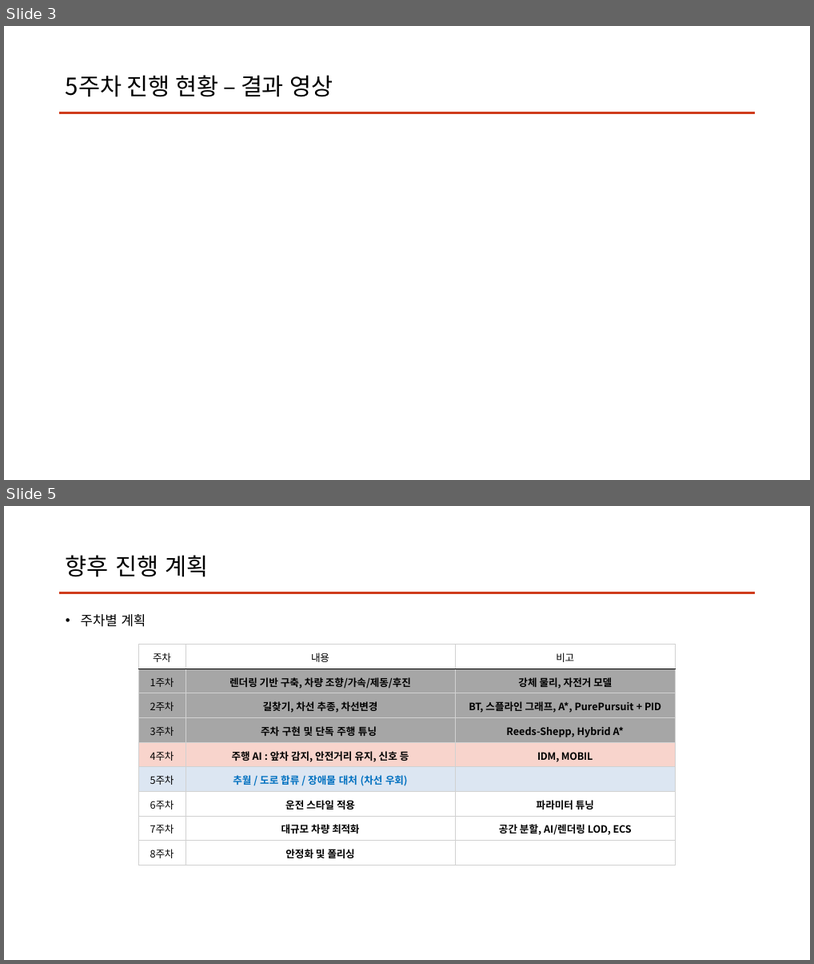
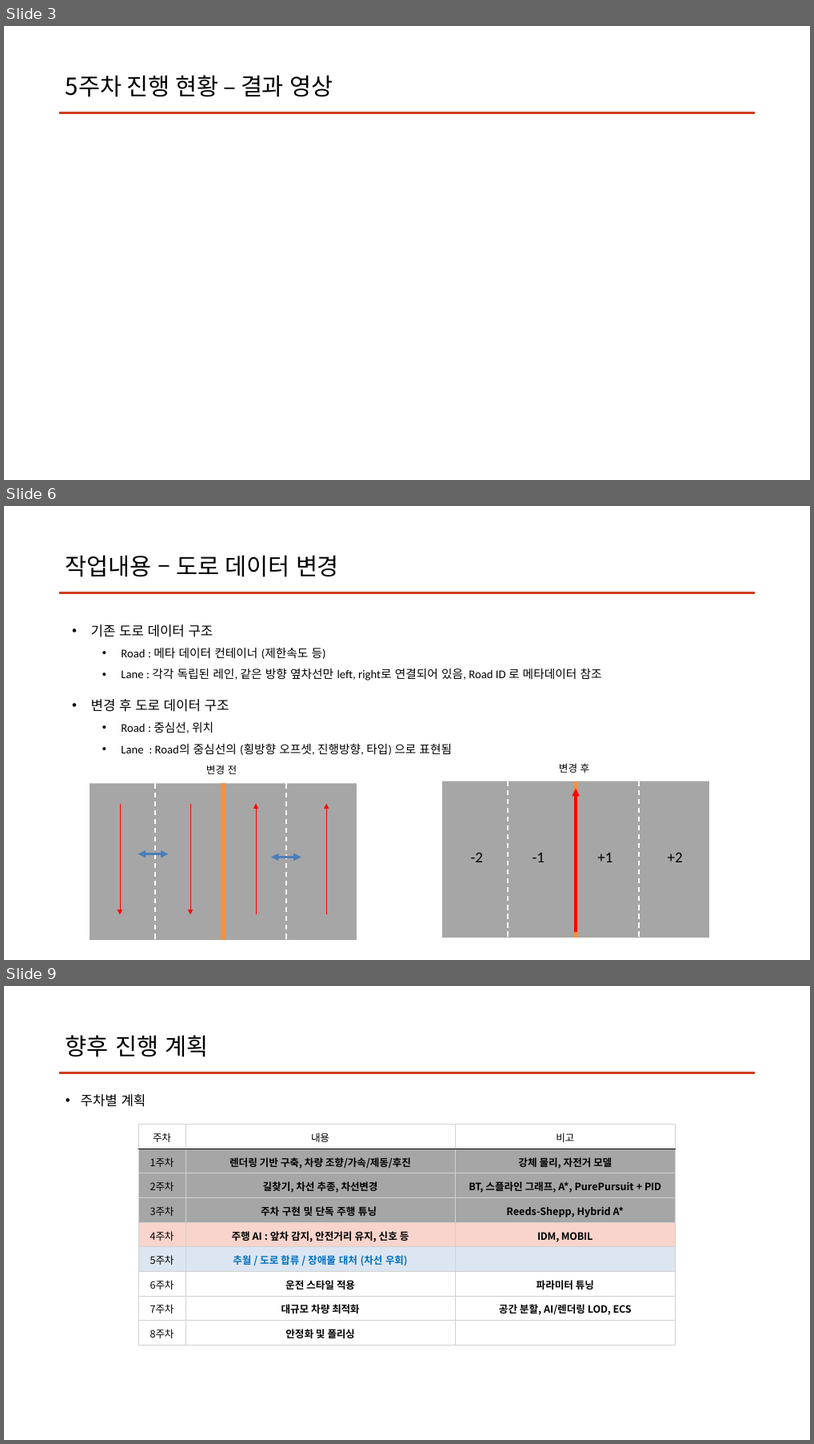
Before and after one commit to clwmrndl92/PA26-Car-Road-AI-Sim, a slide deck: Report/5주차.pptx. Shown one above the other, each under a label of ours: slides 3 and 5 before the commit, slides 3, 6 and 9 after it; the slides between them are not shown. The pictures are 814x964 and 814x1444 pixels, drawn with LibreOffice and Linux fonts; fonts in the diff are those of the drawing. Boxes give left, top, right and bottom in pixels: in the first picture for what was removed or moved away, otherwise in the second. Text is boxed around its words. In the diff, an @@ line names an element or a change of style, - is before the commit and + after.

```diff
--- a/Report/5주차.pptx
+++ b/Report/5주차.pptx
@@ slide 6 added at [4,506,810,960], background #FFFFFF @@
@@ title added at [66,555,339,577], 28 pt, text #000000 @@
+작업내용 – 도로 데이터 변경
@@ freeform shape added at [60,592,755,592], outline #CF3C1C 2.25 pt @@
@@ text added at [91,624,602,755], 14 pt, text #000000 @@
+• 기존 도로 데이터 구조
+  • Road : 메타 데이터 컨테이너 (제한속도 등)
+  • Lane : 각각 독립된 레인, 같은 방향 옆차선만 left, right로 연결되어 있음, Road ID 로 메타데이터 참조
+• 변경 후 도로 데이터 구조
+  • Road : 중심선, 위치
+  • Lane : Road의 중심선의 (횡방향 오프셋, 진행방향, 타입) 으로 표현됨
@@ text added at [206,764,238,774], 12 pt, text #000000 @@
+변경 전
@@ text added at [559,763,590,772], 12 pt, text #000000 @@
+변경 후
@@ rectangle added at [90,783,358,939], fill #A6A6A6 @@
@@ line added from (155, 783) to (155, 940), #FFFFFF 1.5 pt dashed @@
@@ line added from (223, 783) to (223, 940), #F69240 6 pt @@
@@ line added from (286, 783) to (286, 940), #FFFFFF 1.5 pt dashed @@
@@ rectangle added at [442,781,710,937], fill #A6A6A6 @@
@@ line added from (508, 781) to (508, 937), #FFFFFF 1.5 pt dashed @@
@@ line added from (576, 781) to (576, 937), #F69240 6 pt @@
@@ arrow added from (576, 932) to (576, 788), #FF0000 3 pt @@
@@ line added from (639, 781) to (639, 937), #FFFFFF 1.5 pt dashed @@
@@ arrow added from (120, 804) to (120, 914), #FF0000 0.75 pt @@
@@ arrow added from (190, 804) to (190, 914), #FF0000 0.75 pt @@
@@ arrow added from (256, 914) to (256, 804), #FF0000 0.75 pt @@
@@ arrow added from (326, 914) to (326, 804), #FF0000 0.75 pt @@
@@ double arrow added from (138, 854) to (169, 854), #4B7EBC 3 pt @@
@@ double arrow added from (271, 857) to (302, 857), #4B7EBC 3 pt @@
@@ text added at [471,852,483,862], 18 pt, text #000000 @@
+-2
@@ text added at [533,852,545,862], 18 pt, text #000000 @@
+-1
@@ text added at [598,852,613,862], 18 pt, text #000000 @@
++1
@@ text added at [668,852,683,862], 18 pt, text #000000 @@
++2
@@ what was slide 5 is now slide 9 @@
```
Also in this commit, not shown: 2 slides changed, 3 other slides added, 12 other files.
